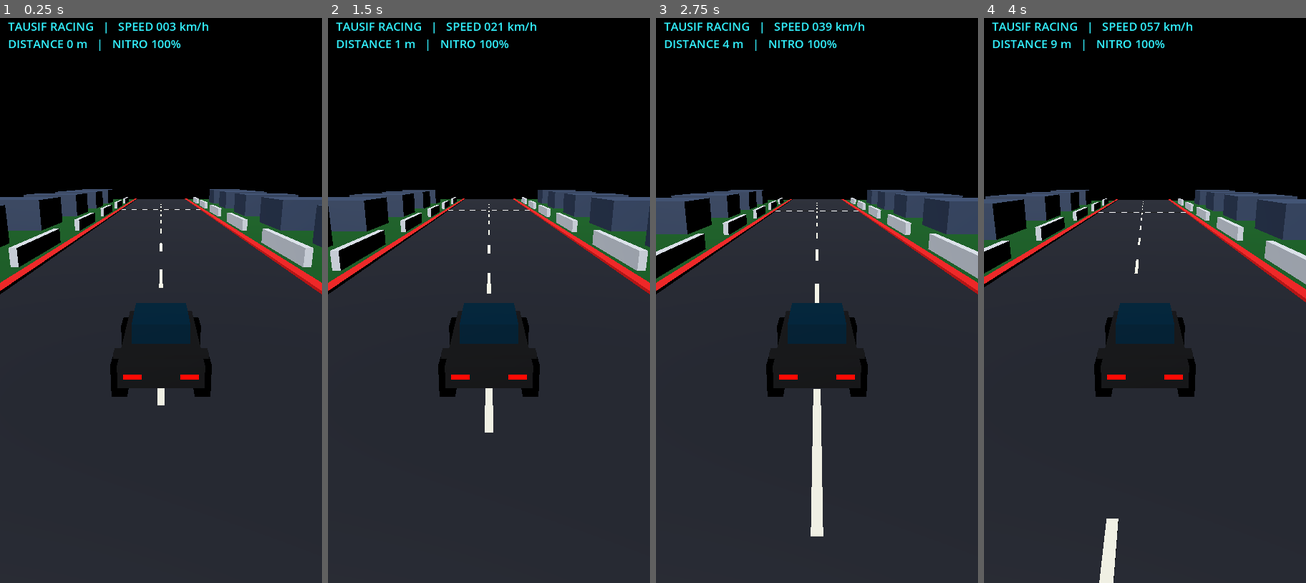
Above: before the commit, frames 1-4 (left to right).
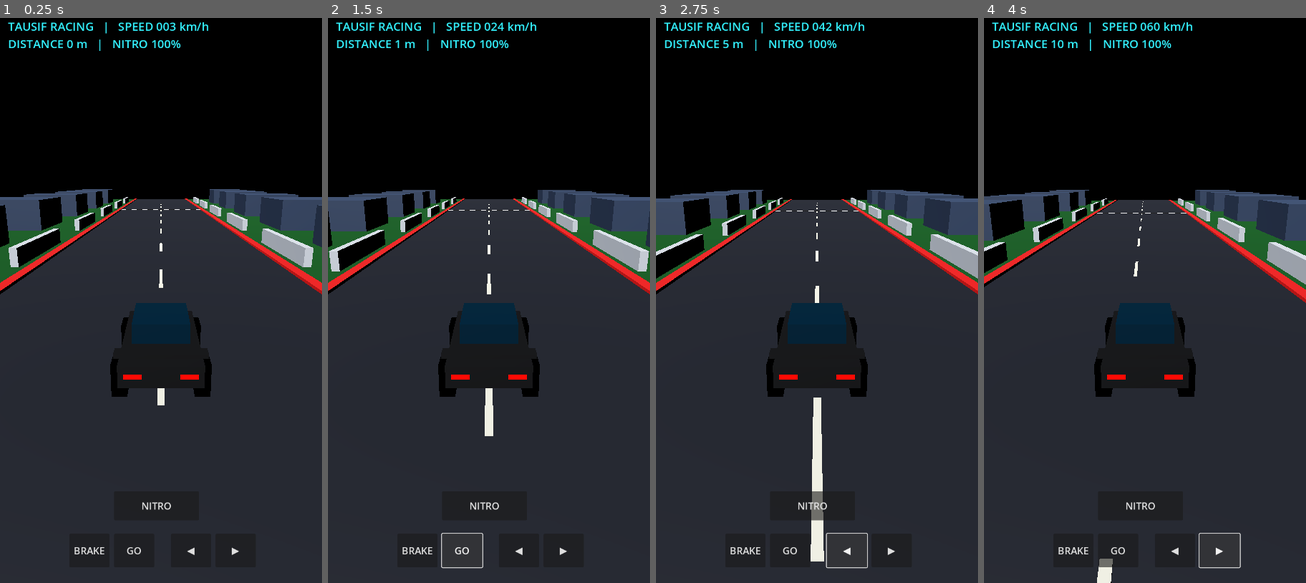
Above: after the commit, the same moments.

Repository: tausifkhan4132-lab/Tausif-Racing-android-
Game: Godot game, scene res://main.tscn
Same seed, same stepped clock (60 frames per second), same inputs: the game is played once before the commit and once after it.
Inputs (mouse positions are in pixels of both pictures, inside the frame that each line leads up to):
- Up to frame 1 (0.25 s): no input
- Up to frame 2 (1.5 s): click (463, 549) at 0.5 s, where only the run after the commit has a clickable "GO"; click (463, 549) at 1.25 s, where only the run after the commit has a clickable "GO"
- Up to frame 3 (2.75 s): click (845, 549) at 2 s, where only the run after the commit has a clickable "◀"
- Up to frame 4 (4 s): click (1219, 549) at 2.75 s, where only the run after the commit has a clickable "▶"; hold Right (ui_right) from 3.53 s (still down)

The runs differ from the first frame. In frame 1, 0.2% of the frame differs, in the area x 23-75%, y 85-96%; in frame 2, 0.5%; in frame 3, 1.1%; in frame 4, 1.8%, in the area x 0-100%, y 0-100%.
Error before the commit: Cannot call method 'add_child' on a null value. (res://main.gd:106)

Commit message:
Refactor controls layer creation in main.gd

Diff:
--- a/main.gd
+++ b/main.gd
@@ -82,8 +82,13 @@
     hud.add_theme_color_override("font_color", Color(0.2,0.95,1))
     layer.add_child(hud)
 
+
+
 func _build_controls():
-    var layer := get_child(1) as CanvasLayer
+    var layer := CanvasLayer.new()
+    layer.name = "ControlsLayer"
+    add_child(layer)
+
     _button(layer, "◀", Vector2(22,-110), Vector2(90,75), "left")
     _button(layer, "▶", Vector2(122,-110), Vector2(90,75), "right")
     _button(layer, "BRAKE", Vector2(-205,-110), Vector2(90,75), "brake")
